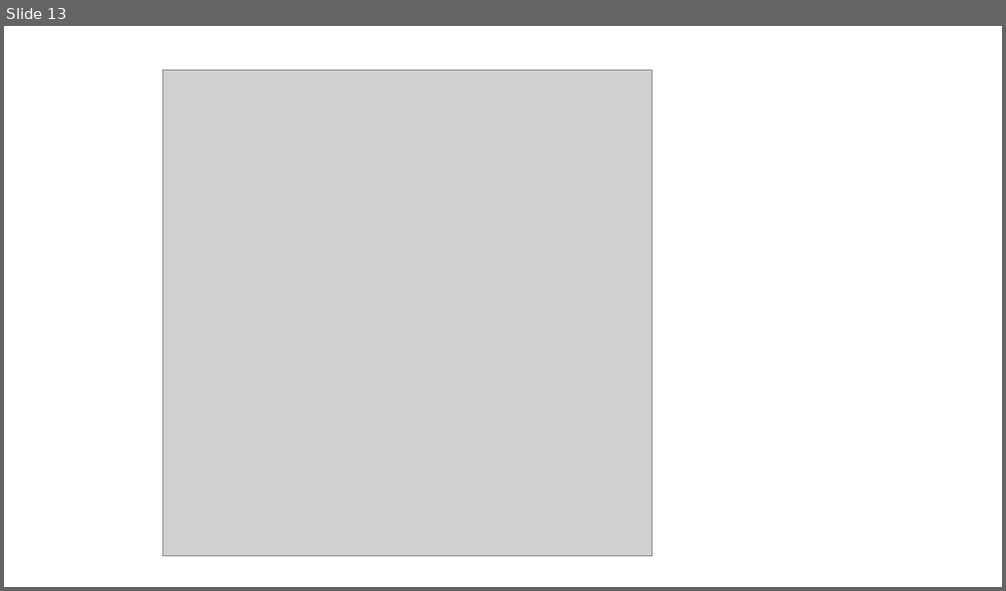
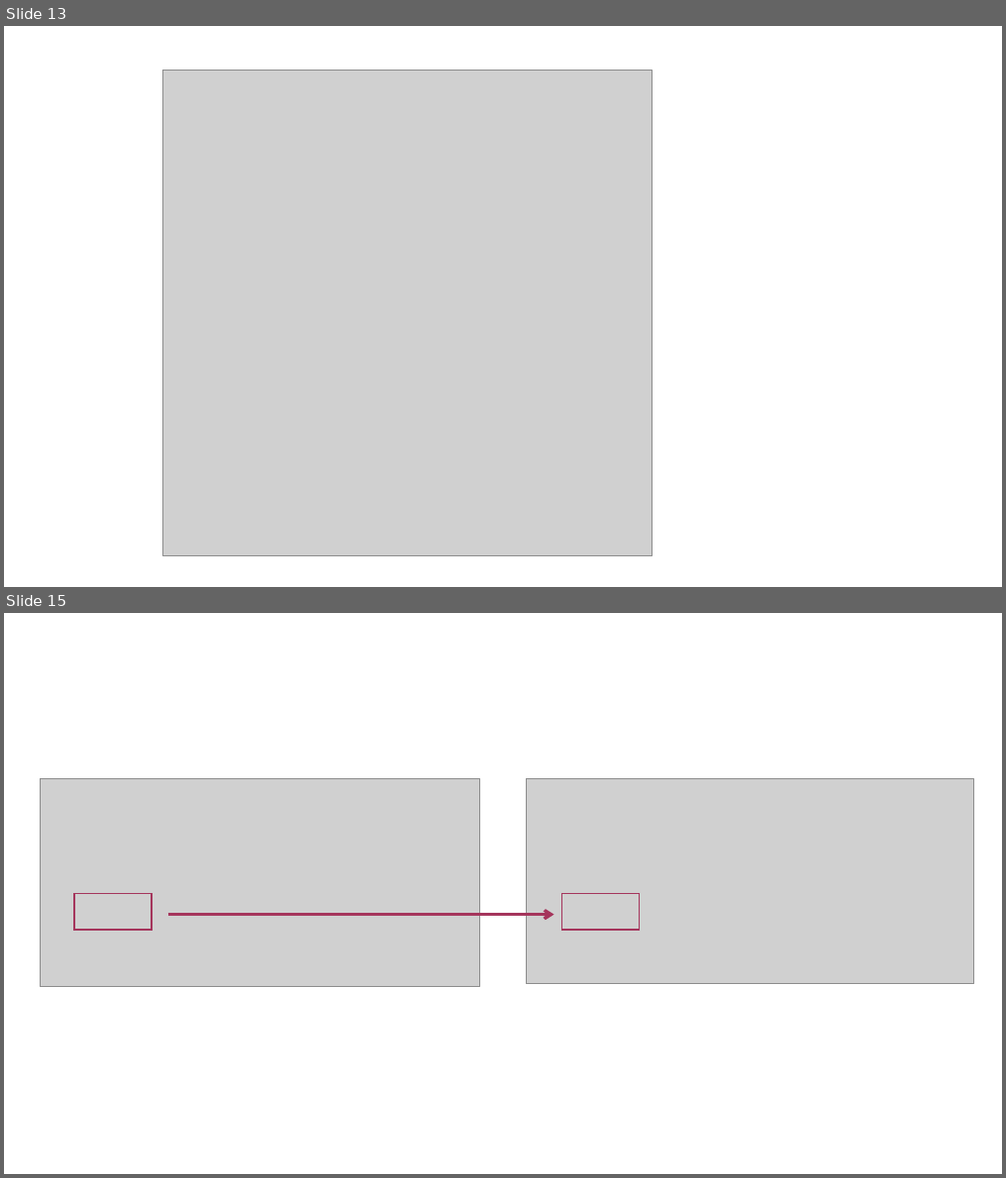
Before and after one commit to iqb-research/eatPrepTBA, a slide deck: vignettes/images/images.pptx. Shown one above the other, each under a label of ours: slide 13 before the commit, slides 13 and 15 after it; the slides between them are not shown. The pictures are 1006x591 and 1006x1178 pixels, drawn with LibreOffice and Linux fonts; fonts in the diff are those of the drawing; grey boxes stand for pictures. Boxes give left, top, right and bottom in pixels: in the first picture for what was removed or moved away, otherwise in the second. Text is boxed around its words. In the diff, an @@ line names an element or a change of style, - is before the commit and + after.

```diff
--- a/vignettes/images/images.pptx
+++ b/vignettes/images/images.pptx
@@ slide 15 added at [4,613,1002,1174], background #FFFFFF @@
@@ picture added at [40,779,480,986] @@
@@ picture added at [527,779,974,984] @@
@@ rectangle added at [74,894,152,930], outline #A5355C 1.5 pt @@
@@ rectangle added at [561,894,639,930], outline #A5355C 1.5 pt @@
@@ arrow added from (168, 915) to (554, 915), #A5355C 3 pt @@
```
Also in this commit, not shown: 1 other slide added, 1 slide removed, 4 other files.
